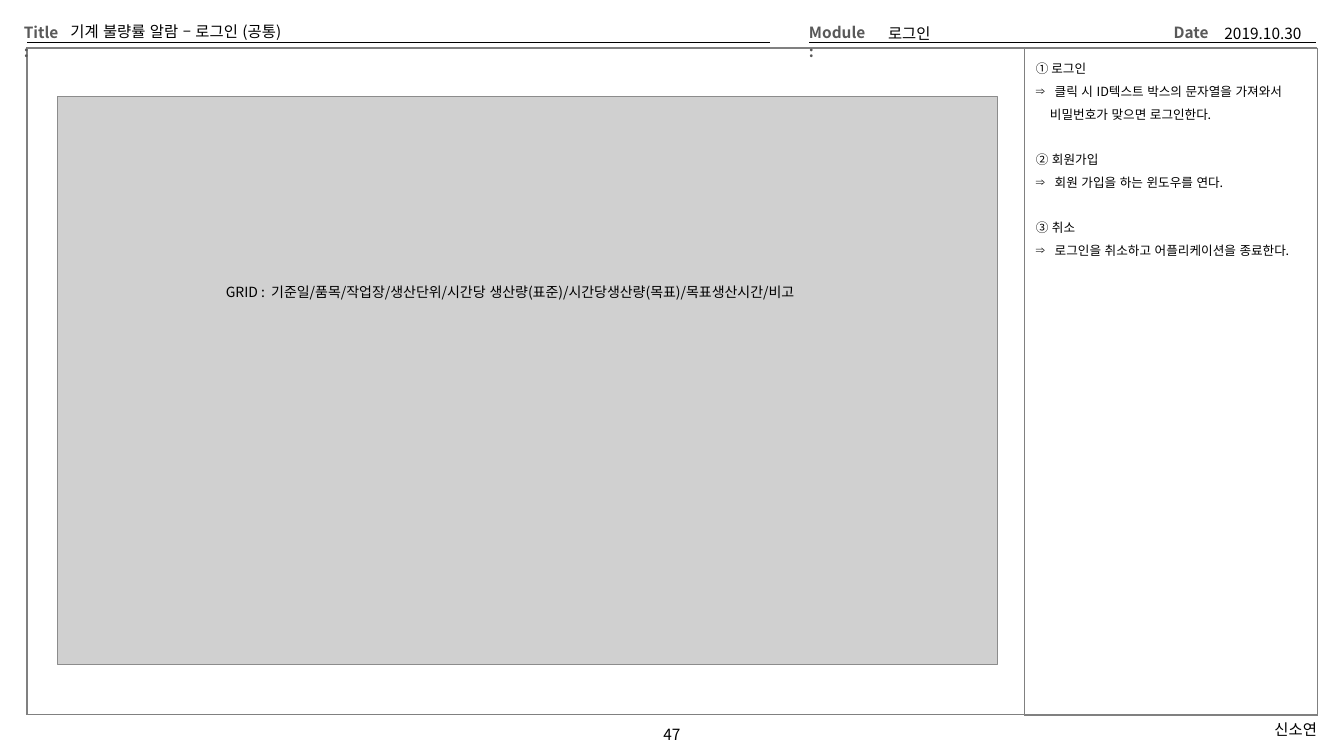
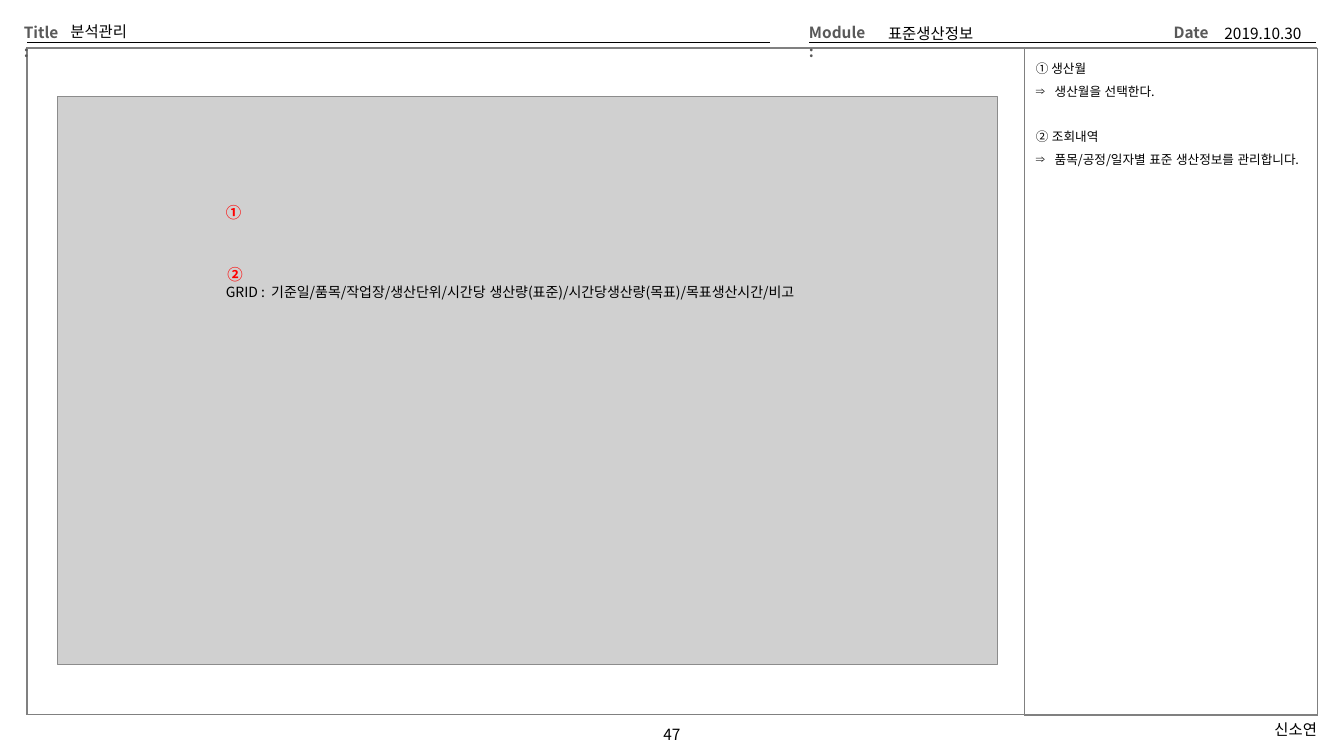
Before and after one commit to Cliedy-s/Team4, a slide deck: slide 47 of source/TEMP/Team4화면설계 - 김상영.pptx. Drawn at 1344x756 pixels with LibreOffice and Linux fonts; fonts in the diff are those of the drawing; grey boxes stand for pictures. Boxes give left, top, right and bottom in pixels: in the first picture for what was removed or moved away, otherwise in the second. Text is boxed around its words. In the diff, an @@ line names an element or a change of style, - is before the commit and + after.

```diff
--- a/source/TEMP/Team4화면설계 - 김상영.pptx
+++ b/source/TEMP/Team4화면설계 - 김상영.pptx
@@ title at (x1=70, y1=24, x2=127, y2=39): text changed @@
-기계 불량률 알람 – 로그인 (공통)
+분석관리
@@ text at (x1=888, y1=26, x2=973, y2=43): text changed @@
-로그인
+표준생산정보
@@ text at (x1=1036, y1=62, x2=1299, y2=167): text changed @@
-① 로그인
-⇒ 클릭 시 ID텍스트 박스의 문자열을 가져와서
-비밀번호가 맞으면 로그인한다.
-② 회원가입
-⇒ 회원 가입을 하는 윈도우를 연다.
-③ 취소
-⇒ 로그인을 취소하고 어플리케이션을 종료한다.
+① 생산월
+⇒ 생산월을 선택한다.
+② 조회내역
+⇒ 품목/공정/일자별 표준 생산정보를 관리합니다.
@@ text added at (x1=226, y1=205, x2=241, y2=220), 11 pt, text #FF0000, bold @@
+①
@@ text added at (x1=227, y1=267, x2=242, y2=282), 11 pt, text #FF0000, bold @@
+②
```
Also in this commit, not shown: 13 other slides changed, 1 other file.
